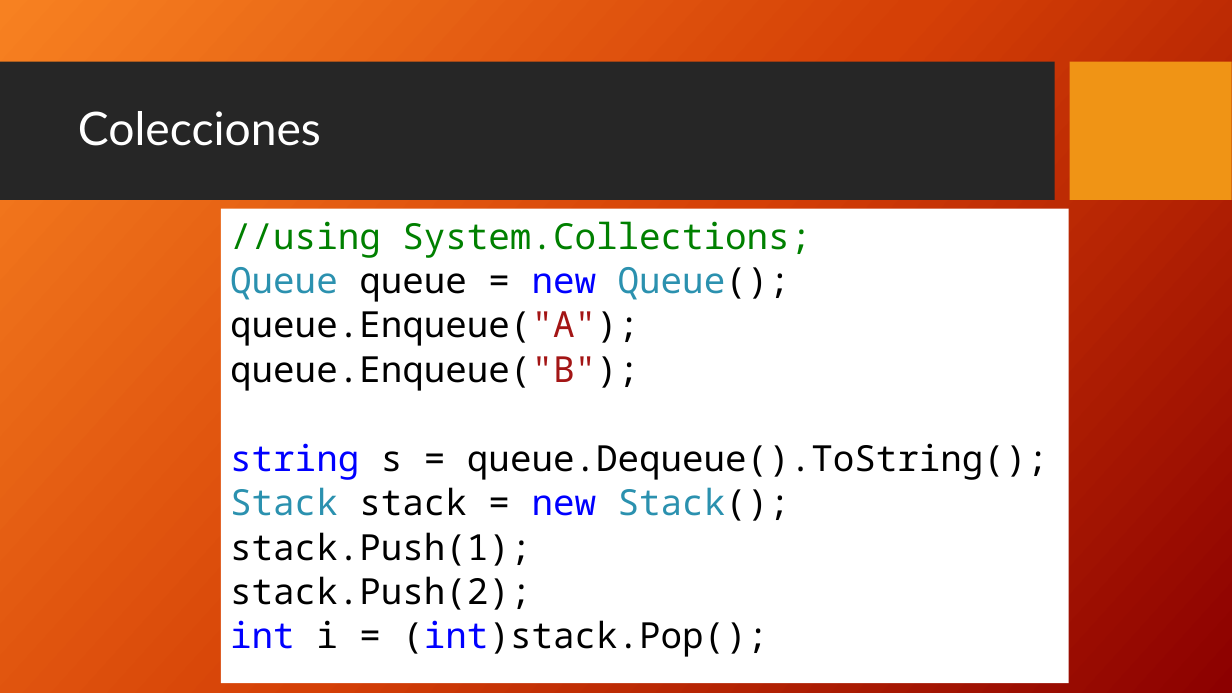
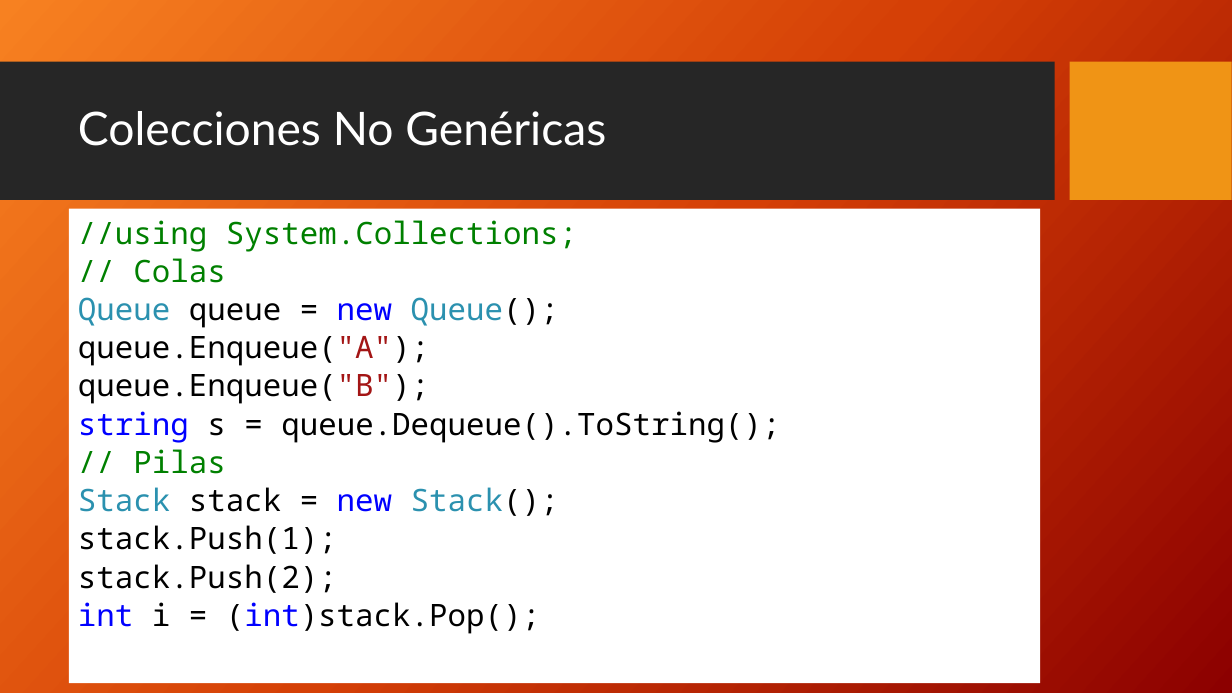
Before and after one commit to FedeDavila1984/utn_prog_y_lab_II, a slide deck: slide 11 of PPTs/ProgramacionII_Clase_07-2018.pptx. Drawn at 1232x693 pixels with LibreOffice and Linux fonts; fonts in the diff are those of the drawing; background and template pictures are left out. Boxes give left, top, right and bottom in pixels: in the first picture for what was removed or moved away, otherwise in the second. Text is boxed around its words. In the diff, an @@ line names an element or a change of style, - is before the commit and + after.

```diff
--- a/PPTs/ProgramacionII_Clase_07-2018.pptx
+++ b/PPTs/ProgramacionII_Clase_07-2018.pptx
@@ title at (x1=78, y1=111, x2=606, y2=146): text changed @@
-Colecciones
+Colecciones No Genéricas
@@ rectangle "//using System.Collections;" resized from (x1=221, y1=209, x2=1068, y2=684) to (x1=68, y1=209, x2=1040, y2=684) @@
@@ text in rectangle at (x1=78, y1=220, x2=780, y2=634): size 28 to 24 pt @@
@@ text in rectangle at (x1=133, y1=258, x2=225, y2=283): paragraph added @@
+// Colas
@@ text in rectangle at (x1=133, y1=449, x2=225, y2=474): paragraph added @@
+// Pilas
```
Also in this commit, not shown: 11 other slides changed, 5 other files.
